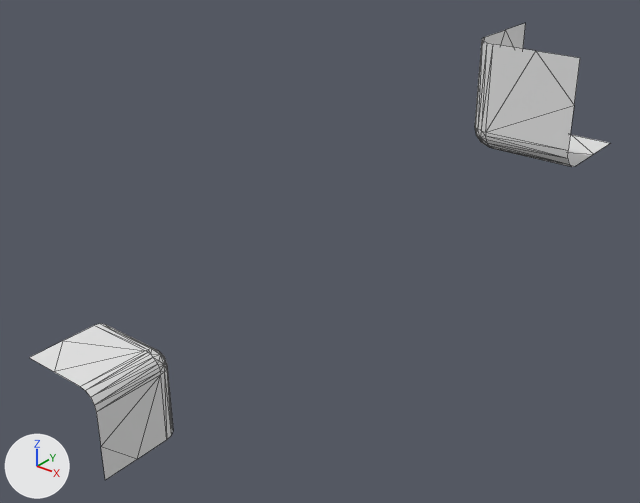
Renders of the OBJ model workshops/w6_polygonization/data/bmc/bmc_tiles/t_024.obj from each side of a commit.
The view is the same before and after, from a 50 mm lens placed at (1.217, -1.501, 0.937), pointed at (0.009, 0.009, 0.002). Lighting does not change. The marker at lower left points along +X, +Y and +Z. Mesh edges are drawn as thin lines. Where no turn or scale is listed for an object, it has been applied to the vertices.

In view in the first picture: 't_024'.
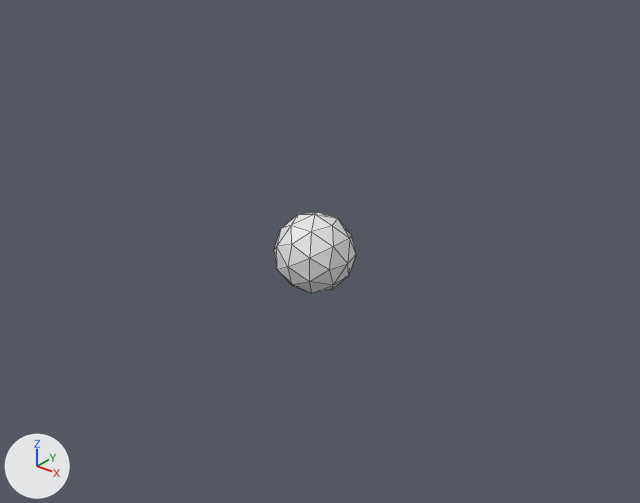
Patch to the scene script:
```diff
--- a/workshops/w6_polygonization/data/bmc/bmc_tiles/t_024.obj.py
+++ b/workshops/w6_polygonization/data/bmc/bmc_tiles/t_024.obj.py
@@ me_t_024 @@
 me_t_024.from_pydata(...)  # 104 vertices, 156 faces; spans x -0.5..0.5, y -0.5..0.5, z -0.5..0.5
 # used by ob_t_024; location = (0.0, 0.0, 0.0)
+# me_t_024 part 1: a new loose piece, an icosphere of 80 faces spanning x -0.1..0.1, y -0.1..0.1, z -0.1..0.1
+# me_t_024 part 2: the loose piece of 52 vertices spanning x 0.25..0.5, y 0.25..0.5, z 0.25..0.5 is deleted
+# me_t_024 part 3: the loose piece of 52 vertices spanning x -0.5..-0.25, y -0.5..-0.25, z -0.5..-0.25 is deleted
```

Pixel boxes [x1, y1, x2, y2] of what changed, in the pictures (640 x 503 px):
't_024', reshaped (86% narrower, 82% shorter)
    before: [29, 23, 610, 480]
    after: [274, 212, 356, 293]
part 1 of me_t_024, added
    after: [274, 212, 356, 293]
part 2 of me_t_024, deleted
    before: [475, 23, 610, 167]
part 3 of me_t_024, deleted
    before: [29, 324, 173, 480]
